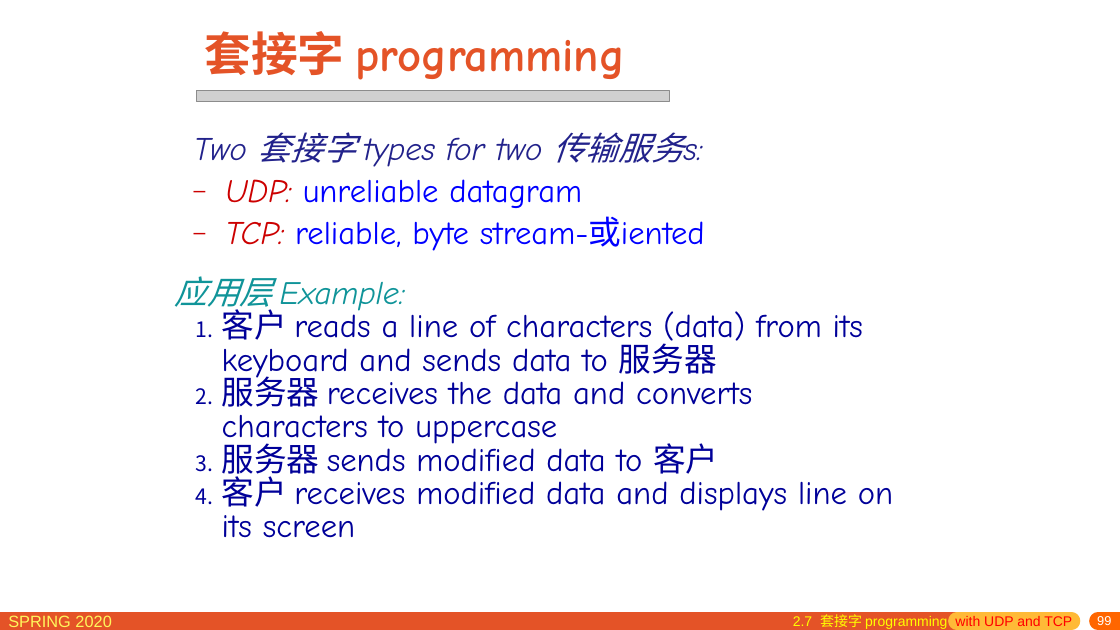
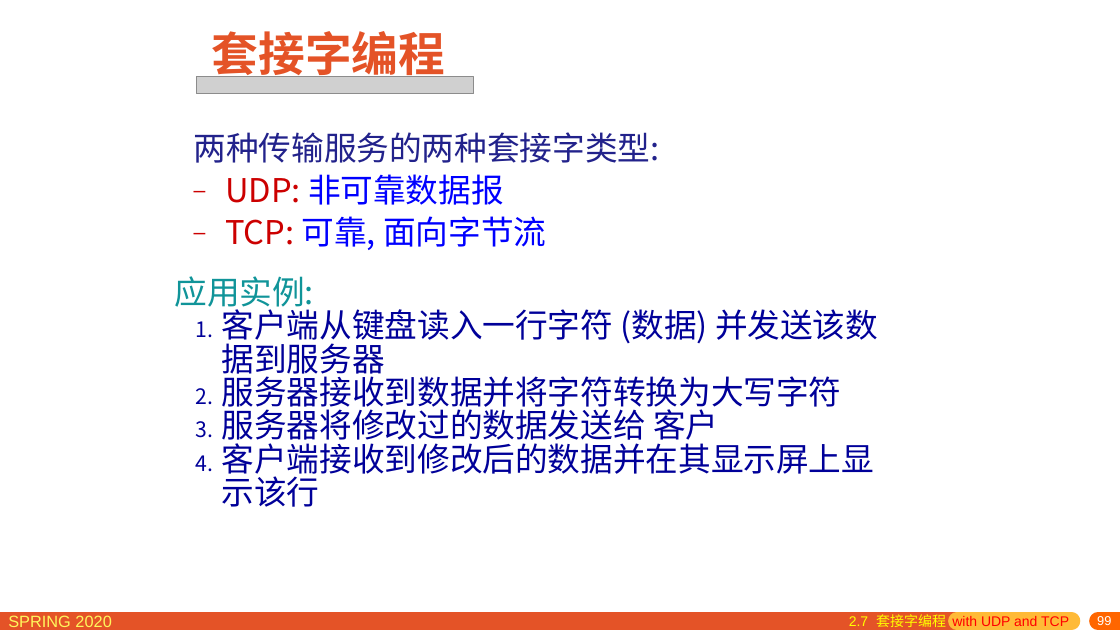
Before and after one commit to network-distributed/presentations, a slide deck: slide 99 of chapter2_cn.pptx. Drawn at 1120x630 pixels with LibreOffice and Linux fonts; fonts in the diff are those of the drawing; grey boxes stand for pictures. Boxes give left, top, right and bottom in pixels: in the first picture for what was removed or moved away, otherwise in the second. Text is boxed around its words. In the diff, an @@ line names an element or a change of style, - is before the commit and + after.

```diff
--- a/chapter2_cn.pptx
+++ b/chapter2_cn.pptx
@@ title at [212,23,445,77]: text changed; font Comic Neue to Noto Sans CJK SC @@
-套接字 programming
+套接字编程
@@ picture: place and size @@
-picture at [197,91,670,103]
+picture at [197,77,475,94]
@@ text at [194,132,660,250]: text changed; font Comic Neue to Noto Sans CJK SC; text colour #0000FF to #22228B @@
-  Two 套接字 types for two 传输服务s:
-  – UDP: unreliable datagram
-  – TCP: reliable, byte stream-或iented
+  两种传输服务的两种套接字类型:
+  – UDP: 非可靠数据报
+  – TCP: 可靠, 面向字节流
@@ text at [174,276,878,507]: text changed; font Comic Neue to Noto Sans CJK SC @@
-  应用层 Example:
-1. 客户 reads a line of characters (data) from its keyboard and sends data to 服务器
-2. 服务器 receives the data and converts characters to uppercase
-3. 服务器 sends modified data to 客户
-4. 客户 receives modified data and displays line on its screen
+  应用实例:
+1. 客户端从键盘读入一行字符 (数据) 并发送该数据到服务器
+2. 服务器接收到数据并将字符转换为大写字符
+3. 服务器将修改过的数据发送给 客户
+4. 客户端接收到修改后的数据并在其显示屏上显示该行
@@ text at [849,614,1069,630]: text changed; text colour #FFFF00 to #FF0000 @@
-2.7 套接字 programming with UDP and TCP
+2.7 套接字编程 with UDP and TCP
```
Also in this commit, not shown: 15 other slides changed, 1 other file.
